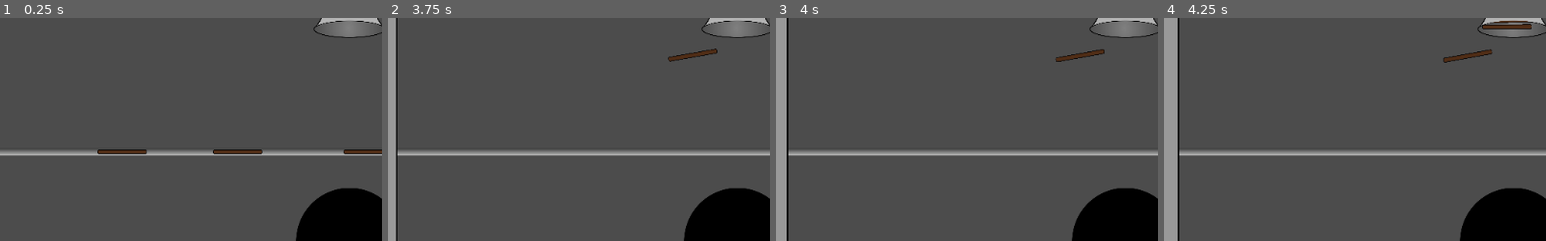
Above: before the commit, frames 1-4 (left to right).
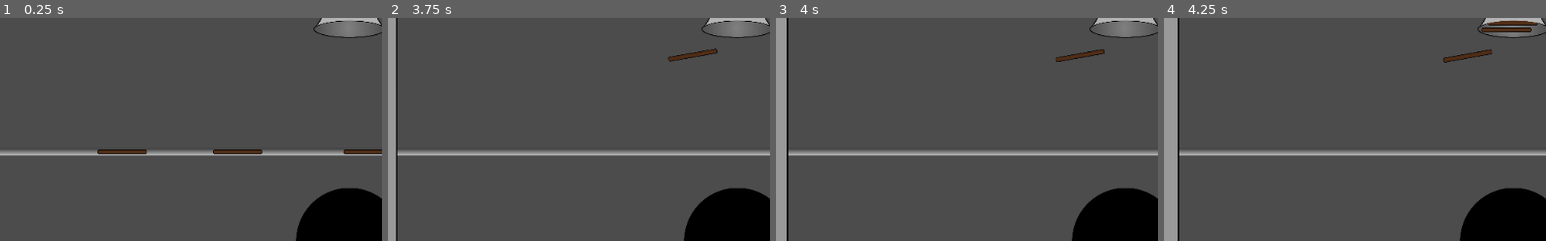
Above: after the commit, the same moments.

Repository: hgcummings/garbage-crusher
Game: Godot game, scene res://Main.tscn
The game is run twice, just before and just after one commit, with the same random seed, the same clock (stepped at 60 frames per second) and the same inputs. This scene is started directly instead of the project's main scene.
Inputs (mouse positions are % of the whole screen's width and height, from its top left):
- Up to frame 1 (0.25 s): no input
- Up to frame 2 (3.75 s): tap Enter at 0.5, 2.75 s; move the mouse to (20, 30) at 0.52 s; click (20, 30) at 0.67 s; tap Space at 1.25, 3.5 s; move the mouse to (79, 30) at 1.27 s; click (79, 30) at 1.42 s; move the mouse to (71, 30) at 2.02 s; click (71, 30) at 2.17 s; move the mouse to (35, 30) at 2.77 s; click (35, 30) at 2.92 s; move the mouse to (52, 30) at 3.52 s; click (52, 30) at 3.67 s
- Up to frame 3 (4 s): no input
- Up to frame 4 (4.25 s): no input
The pictures show only the part of the screen within x 4-54%, y 0-50%; the shares and areas given below are measured in that part.

Frames 1-3 are identical in both runs. In frame 4, 0.6% of the frame differs, in the area x 83-98%, y 1-7%.

Commit message:
Add metal sticks

Diff:
--- a/Channel.gd
+++ b/Channel.gd
@@ -32,6 +32,6 @@
 	if collision:
 		contents.remove_child(new_stick)
 		if collision.collider in contents.get_children():
-			return collision.collider.upgrade(new_stick.strength)
+			return collision.collider.upgrade(new_stick)
 		return false
 	return true
--- a/ChannelStick.gd
+++ b/ChannelStick.gd
@@ -13,13 +13,19 @@
 var right_wall
 
 var stick_material = "wood"
-var stick_status = "metal"
+var stick_status = "default"
 
 func _ready():
 	rng.randomize()
-	strength = rng.randf_range(9, 12)
+
+	if stick_material == "wood":
+		strength = rng.randf_range(10, 50)
+	else:
+		strength = rng.randf_range(250, 350)
+
 	left_wall = get_node("/root/Node2D/LeftWall")
 	right_wall = get_node("/root/Node2D/RightWall")
+	$Sprite.texture = Helpers.texture(stick_material, stick_status, level)
 
 func apply_force(force):
 	if force > strength:
@@ -31,7 +37,7 @@
 	else:
 		stick_status = "braced"
 
-	_update_sprite()
+	$Sprite.texture = Helpers.texture(stick_material, stick_status, level)
 
 	return false
 
@@ -47,12 +53,15 @@
 	# The width of a RectangleShape2D is twice the extent
 	return $CollisionShape2D.shape.extents.x * 2
 
-func upgrade(strength):
+func upgrade(upgrade_stick):
 	if self.level >= 5:
 		return false
 
+	if self.stick_material != upgrade_stick.stick_material:
+		return false
+
 	self.level += 1
-	self.strength += strength
+	self.strength += upgrade_stick.strength
 	return true
 
 func highlight():
@@ -74,10 +83,7 @@
 func _process(delta):
 	if !is_braced:
 		stick_status = "default"
-	_update_sprite()
-
-func _update_sprite():
-	$Sprite.texture = Helpers.textures[stick_material][stick_status][level - 1]
+	$Sprite.texture = Helpers.texture(stick_material, stick_status, level)
 
 # Debug functionality
 func _on_Stick_input_event(viewport, event, shape_idx):
--- a/Chute.gd
+++ b/Chute.gd
@@ -3,7 +3,7 @@
 var FloorStick = load("res://FloorStick.tscn")
 var rng = RandomNumberGenerator.new()
 
-const avg_spawn_interval_s = 3
+const avg_spawn_interval_s = 2.5
 var y_direction
 
 # Called when the node enters the scene tree for the first time.
@@ -19,4 +19,6 @@
 		new_stick.angular_velocity = rng.randf_range(-0.5, 0.5)
 		new_stick.linear_velocity = Vector2(rng.randf_range(-100, 100), rng.randf_range(50, 150) * y_direction)
 		new_stick.strength = rng.randf_range(2.5, 3.5)
+		if rng.randf() < 0.2:
+			new_stick.stick_material = "metal"
 		get_tree().get_root().add_child(new_stick)
--- a/FloorStick.gd
+++ b/FloorStick.gd
@@ -4,6 +4,12 @@
 var Helpers = load("res://StickHelpers.gd")
 
 var strength
+var level = 1
+var stick_status = "default"
+var stick_material = "wood"
+
+func _ready():
+	$Sprite.texture = Helpers.texture(stick_material, stick_status, level)
 
 func fall_in_hole():
 	queue_free()
--- a/StickHelpers.gd
+++ b/StickHelpers.gd
@@ -1,5 +1,10 @@
 static func transfer_stick_properties(from_stick, to_stick):
 	to_stick.strength = from_stick.strength
+	to_stick.level = from_stick.level
+	to_stick.stick_material = from_stick.stick_material
+
+static func texture(material, status, level):
+	return textures[material][status][level - 1]
 
 const textures = {
 	"wood": {
@@ -24,7 +29,7 @@
 			preload("res://sprites/materials/sticks/4-alert.png"),
 			preload("res://sprites/materials/sticks/5-alert.png")
 		]
-	} ,
+	},
 	"metal": {
 		"default": [
 			preload("res://sprites/materials/metal/1.png"),
